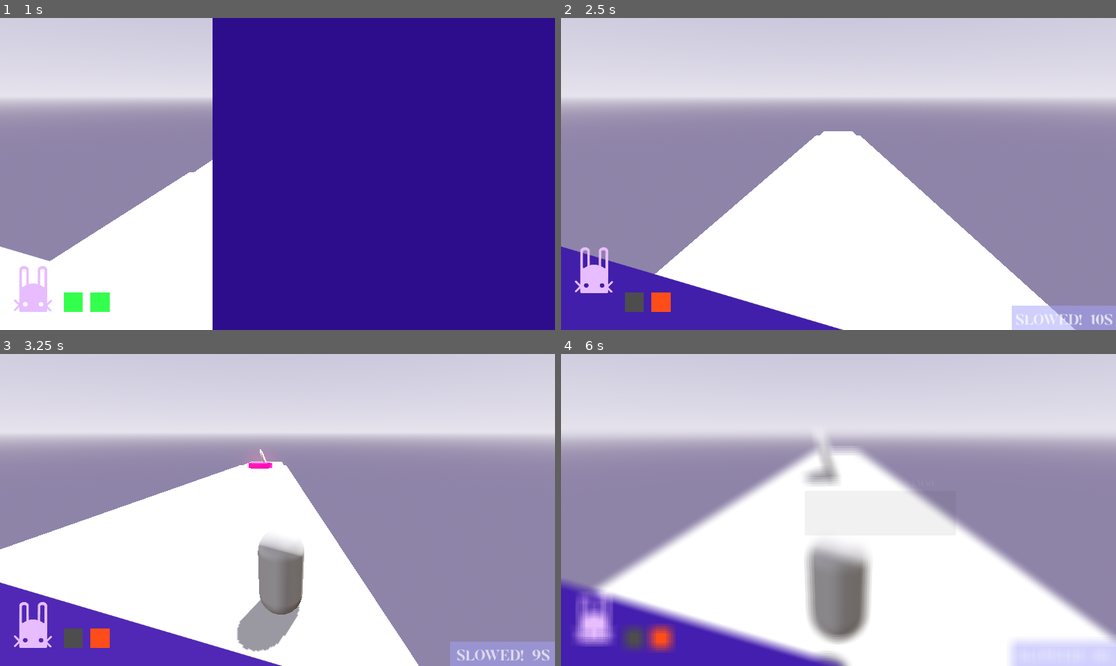
Above: before the commit, frames 1-4 (two rows, left to right).
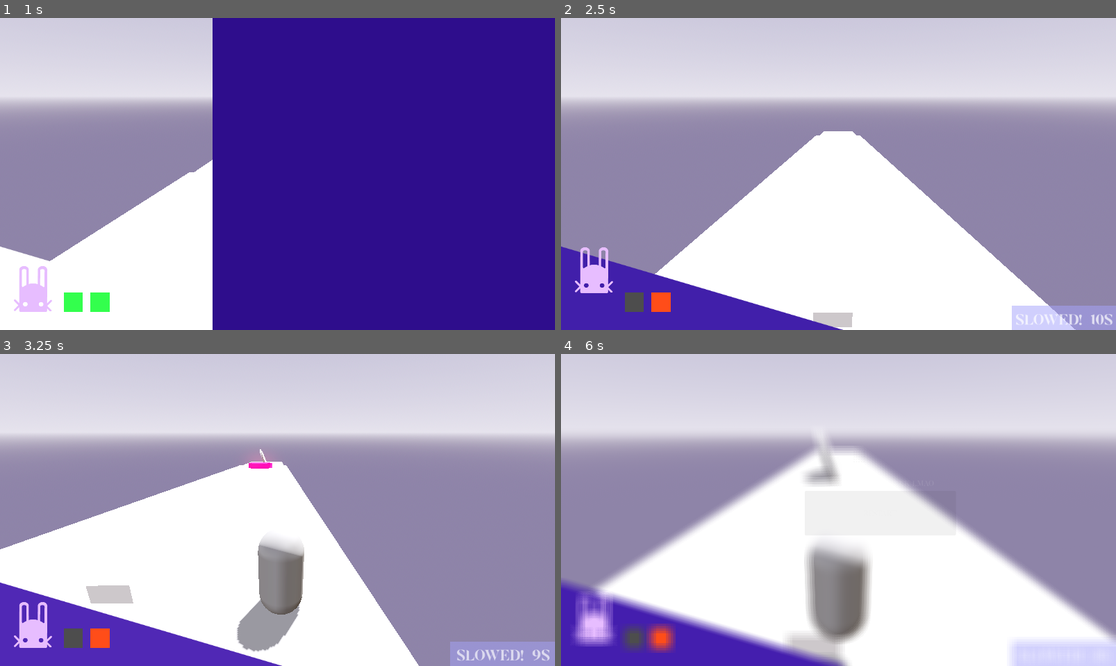
Above: after the commit, the same moments.

Repository: Digiphoenix22/lunar-pestle
Game: Godot game, scene res://main_menu.tscn
Same seed, same stepped clock (60 frames per second), same inputs: the game is played once before the commit and once after it.
Inputs:
- Up to frame 1 (1 s): click "Play" at 0.5 s
- Up to frame 2 (2.5 s): tap Enter (ui_accept) at 1.25, 1.52, 2.27 s; hold Right (ui_right) 1.28-2.03 s; tap B at 1.35, 2.1 s; hold Left (ui_left) from 2.03 s (still down)
- Up to frame 3 (3.25 s): release Left (ui_left) at 2.78 s; hold Right (ui_right) from 2.78 s (still down); tap B at 2.85 s
- Up to frame 4 (6 s): tap B every 0.75 s from 3.6 to 5.85 s; tap Enter (ui_accept) at 3.77, 4.52, 5.27 s; release Right (ui_right) at 4.28 s; hold Left (ui_left) from 4.28 s (still down)

Frame 1 is identical in both runs. In frame 2, 0.3% of the frame differs, in the area x 45-53%, y 94-100%; in frame 3, 0.4%; in frame 4, 0.5%, in the area x 40-51%, y 90-98%.

Commit message:
Add globe curvature shader, GlobeManager autoload, and screen mesh setup
Co-Authored-By: Claude Sonnet 4.6 <noreply@anthropic.com>

Diff:
--- /dev/null
+++ b/Shaders/GlobeThing.gdshader
@@ -0,0 +1,14 @@
+shader_type spatial;
+
+global uniform float globe_curvature;
+
+void vertex() {
+	vec4 world_pos = MODEL_MATRIX * vec4(VERTEX, 1.0);
+	vec2 flat_offset = world_pos.xz - CAMERA_POSITION_WORLD.xz;
+	float dist_sq = dot(flat_offset, flat_offset);
+	VERTEX.y -= dist_sq * globe_curvature;
+}
+
+void fragment() {
+	ALBEDO = vec3(1.0);
+}
--- /dev/null
+++ b/Shaders/ToonBase.gdshader
@@ -0,0 +1,68 @@
+shader_type spatial;
+render_mode ambient_light_disabled;
+
+group_uniforms Base;
+uniform vec4 albedo_color : source_color = vec4(1.0, 1.0, 1.0, 1.0);
+uniform sampler2D albedo_texture : source_color, hint_default_white;
+
+group_uniforms Shadow;
+uniform vec4 shadow_color : source_color = vec4(0.5, 0.4, 0.8, 1.0);
+uniform bool use_ramp = false;
+uniform sampler2D ramp_texture : hint_default_white;
+uniform int shadow_bands : hint_range(2, 8, 1) = 2;
+uniform float shadow_fill_strength : hint_range(0.0, 1.0) = 0.12;
+
+group_uniforms Rim;
+uniform vec4 rim_color : source_color = vec4(1.0, 1.0, 1.0, 1.0);
+uniform float rim_size : hint_range(0.0, 1.0) = 0.4;
+uniform float rim_strength : hint_range(0.0, 2.0) = 1.0;
+
+group_uniforms Specular;
+uniform vec4 specular_color : source_color = vec4(1.0, 1.0, 1.0, 1.0);
+uniform float glossiness : hint_range(1.0, 256.0) = 32.0;
+uniform float specular_strength : hint_range(0.0, 2.0) = 1.0;
+
+group_uniforms Ambient;
+uniform vec4 ambient_color : source_color = vec4(0.1, 0.1, 0.15, 1.0);
+uniform float ambient_strength : hint_range(0.0, 1.0) = 0.3;
+
+void fragment() {
+	vec4 albedo = texture(albedo_texture, UV) * albedo_color;
+	ALBEDO = albedo.rgb;
+	EMISSION = albedo.rgb * (ambient_color.rgb * ambient_strength + shadow_color.rgb * shadow_fill_strength);
+	ROUGHNESS = 0.0;
+}
+
+void light() {
+	vec4 albedo = vec4(ALBEDO, 1.0);
+	float NdotL = dot(NORMAL, LIGHT);
+	float light_att = ATTENUATION;
+
+	// Shadow
+	float diffuse_band;
+	if (use_ramp) {
+		float ramp_uv = NdotL * 0.5 + 0.5;
+		diffuse_band = texture(ramp_texture, vec2(ramp_uv, 0.5)).r;
+	} else {
+		float NdotL_01 = clamp(NdotL * 0.5 + 0.5, 0.0, 1.0);
+		float bands = float(shadow_bands);
+		diffuse_band = clamp(floor(NdotL_01 * bands) / (bands - 1.0), 0.0, 1.0);
+	}
+	float diffuse = diffuse_band * light_att;
+
+	vec3 shadow = mix(shadow_color.rgb, vec3(1.0), diffuse_band);
+	vec3 lit = albedo.rgb * shadow * LIGHT_COLOR * light_att;
+
+	// Specular — glossiness controls both size and sharpness
+	vec3 H = normalize(LIGHT + VIEW);
+	float NdotH = dot(NORMAL, H);
+	float spec = pow(max(NdotH, 0.0), glossiness);
+	vec3 specular_contrib = specular_color.rgb * step(0.5, spec) * specular_strength * LIGHT_COLOR * diffuse;
+
+	// Rim — rim_size 0=none, 1=large
+	float rim = 1.0 - dot(NORMAL, VIEW);
+	float rim_step = smoothstep(1.0 - rim_size - 0.05, 1.0 - rim_size + 0.05, rim);
+	vec3 rim_contrib = rim_color.rgb * rim_step * rim_strength * LIGHT_COLOR * diffuse;
+
+	DIFFUSE_LIGHT += lit + specular_contrib + rim_contrib;
+}
--- /dev/null
+++ b/Shaders/ToonSkin.gdshader
@@ -0,0 +1,78 @@
+shader_type spatial;
+render_mode ambient_light_disabled;
+
+group_uniforms Base;
+uniform vec4 albedo_color : source_color = vec4(1.0, 0.85, 0.75, 1.0);
+uniform sampler2D albedo_texture : source_color, hint_default_white;
+
+group_uniforms Shadow;
+uniform vec4 shadow_color : source_color = vec4(0.6, 0.3, 0.3, 1.0);
+uniform bool use_ramp = false;
+uniform sampler2D ramp_texture : hint_default_white;
+uniform int shadow_bands : hint_range(2, 8, 1) = 2;
+uniform float shadow_fill_strength : hint_range(0.0, 1.0) = 0.12;
+
+group_uniforms SSS;
+uniform vec4 sss_color : source_color = vec4(1.0, 0.3, 0.2, 1.0);
+uniform float sss_strength : hint_range(0.0, 2.0) = 0.8;
+uniform float sss_spread : hint_range(0.0, 1.0) = 0.5;
+
+group_uniforms Rim;
+uniform vec4 rim_color : source_color = vec4(1.0, 0.85, 0.75, 1.0);
+uniform float rim_size : hint_range(0.0, 1.0) = 0.3;
+uniform float rim_strength : hint_range(0.0, 2.0) = 0.6;
+
+group_uniforms Specular;
+uniform vec4 specular_color : source_color = vec4(1.0, 0.9, 0.85, 1.0);
+uniform float glossiness : hint_range(1.0, 256.0) = 16.0;
+uniform float specular_strength : hint_range(0.0, 2.0) = 0.5;
+
+group_uniforms Ambient;
+uniform vec4 ambient_color : source_color = vec4(0.1, 0.08, 0.12, 1.0);
+uniform float ambient_strength : hint_range(0.0, 1.0) = 0.3;
+
+void fragment() {
+	vec4 albedo = texture(albedo_texture, UV) * albedo_color;
+	ALBEDO = albedo.rgb;
+	EMISSION = albedo.rgb * (ambient_color.rgb * ambient_strength + shadow_color.rgb * shadow_fill_strength);
+	ROUGHNESS = 0.0;
+}
+
+void light() {
+	vec4 albedo = vec4(ALBEDO, 1.0);
+	float NdotL = dot(NORMAL, LIGHT);
+	float light_att = ATTENUATION;
+
+	// Shadow
+	float diffuse_band;
+	if (use_ramp) {
+		float ramp_uv = NdotL * 0.5 + 0.5;
+		diffuse_band = texture(ramp_texture, vec2(ramp_uv, 0.5)).r;
+	} else {
+		float NdotL_01 = clamp(NdotL * 0.5 + 0.5, 0.0, 1.0);
+		float bands = float(shadow_bands);
+		diffuse_band = clamp(floor(NdotL_01 * bands) / (bands - 1.0), 0.0, 1.0);
+	}
+	float diffuse = diffuse_band * light_att;
+
+	vec3 shadow = mix(shadow_color.rgb, vec3(1.0), diffuse_band);
+	vec3 lit = albedo.rgb * shadow * LIGHT_COLOR * light_att;
+
+	// SSS — bleeds warm color into the shadow terminator
+	float sss_factor = smoothstep(-0.2 - sss_spread, -0.2 + sss_spread, NdotL);
+	sss_factor = (1.0 - sss_factor) * sss_strength * ATTENUATION;
+	vec3 sss_contrib = sss_color.rgb * albedo.rgb * sss_factor * LIGHT_COLOR;
+
+	// Specular — glossiness controls size and sharpness
+	vec3 H = normalize(LIGHT + VIEW);
+	float NdotH = dot(NORMAL, H);
+	float spec = pow(max(NdotH, 0.0), glossiness);
+	vec3 specular_contrib = specular_color.rgb * step(0.5, spec) * specular_strength * LIGHT_COLOR * diffuse;
+
+	// Rim — rim_size 0=none, 1=large
+	float rim = 1.0 - dot(NORMAL, VIEW);
+	float rim_step = smoothstep(1.0 - rim_size - 0.05, 1.0 - rim_size + 0.05, rim);
+	vec3 rim_contrib = rim_color.rgb * rim_step * rim_strength * LIGHT_COLOR * diffuse;
+
+	DIFFUSE_LIGHT += lit + sss_contrib + specular_contrib + rim_contrib;
+}
--- /dev/null
+++ b/base.tscn
@@ -0,0 +1,4 @@
+[gd_scene format=3 uid="uid://c60xjbr17m7an"]
+
+[node name="Base" type="CSGBox3D" unique_id=1889422053]
+size = Vector3(25, 0.001, 40)
--- /dev/null
+++ b/globe_manager.gd
@@ -0,0 +1,9 @@
+extends Node
+
+@export var curvature: float = 0.00015
+
+func _ready() -> void:
+	RenderingServer.global_shader_parameter_add("globe_curvature", RenderingServer.GLOBAL_VAR_TYPE_FLOAT, curvature)
+
+func _process(_delta: float) -> void:
+	RenderingServer.global_shader_parameter_set("globe_curvature", curvature)
--- a/main.tscn
+++ b/main.tscn
@@ -10,6 +10,7 @@
 [ext_resource type="Texture2D" uid="uid://bnpnd1efxjklp" path="res://images/cornerHUD.png" id="9_efxa6"]
 [ext_resource type="Texture2D" uid="uid://dxtjvgn2w0veu" path="res://images/buni.png" id="10_dg77c"]
 [ext_resource type="Script" uid="uid://dxqcjsh1mh6a1" path="res://block_dropper.gd" id="11_blkdp"]
+[ext_resource type="Shader" uid="uid://duwn7cwga3ysb" path="res://Shaders/GlobeThing.gdshader" id="11_efxa6"]
 
 [sub_resource type="ProceduralSkyMaterial" id="ProceduralSkyMaterial_m3tyl"]
 sky_top_color = Color(0.44839734, 0.44303516, 0.48449987, 1)
@@ -54,6 +55,12 @@
 
 [sub_resource type="WorldBoundaryShape3D" id="WorldBoundaryShape3D_272bh"]
 
+[sub_resource type="ShaderMaterial" id="ShaderMaterial_dg77c"]
+render_priority = 0
+shader = ExtResource("11_efxa6")
+
+[sub_resource type="QuadMesh" id="QuadMesh_ycdy4"]
+
 [node name="WorldRoot" type="Node3D" unique_id=1626412060]
 
 [node name="Camera3D" type="Camera3D" parent="." unique_id=1791450035]
@@ -267,3 +274,10 @@
 offset_right = 812.0
 offset_bottom = 368.0
 text = "restart"
+
+[node name="MeshInstance3D" type="MeshInstance3D" parent="." unique_id=511996847]
+transform = Transform3D(2, 0, 0, 0, 2, 0, 0, 0, 2, 0, 0, 0)
+material_override = SubResource("ShaderMaterial_dg77c")
+cast_shadow = 0
+extra_cull_margin = 16384.0
+mesh = SubResource("QuadMesh_ycdy4")
--- a/project.godot
+++ b/project.godot
@@ -18,10 +18,12 @@
 [autoload]
 
 Transition="*res://transition.gd"
+GlobeManager="*res://globe_manager.gd"
 
 [global_group]
 
 obstacle="u die from it"
+globe=""
 
 [gui]
 
@@ -34,3 +36,10 @@
 [rendering]
 
 rendering_device/driver.windows="d3d12"
+
+[shader_globals]
+
+globe_curvature={
+"type": "float",
+"value": 0.0
+}
Not shown, added: .mcp.json
Not shown, added: Shaders/GlobeThing.gdshader.uid
Not shown, added: Shaders/ToonBase.gdshader.uid
Not shown, added: Shaders/ToonSkin.gdshader.uid
Not shown, added: globe_manager.gd.uid
